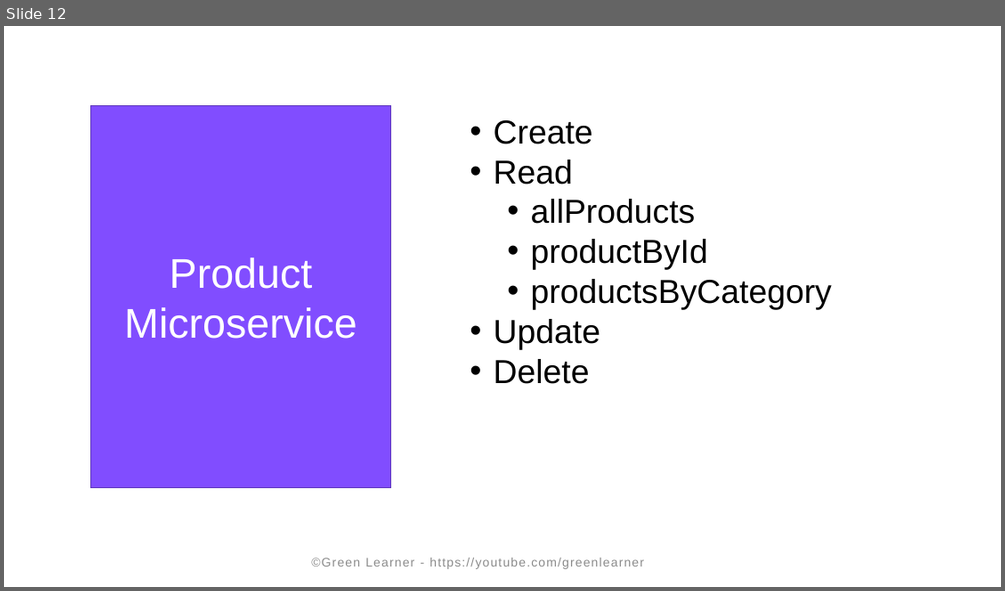
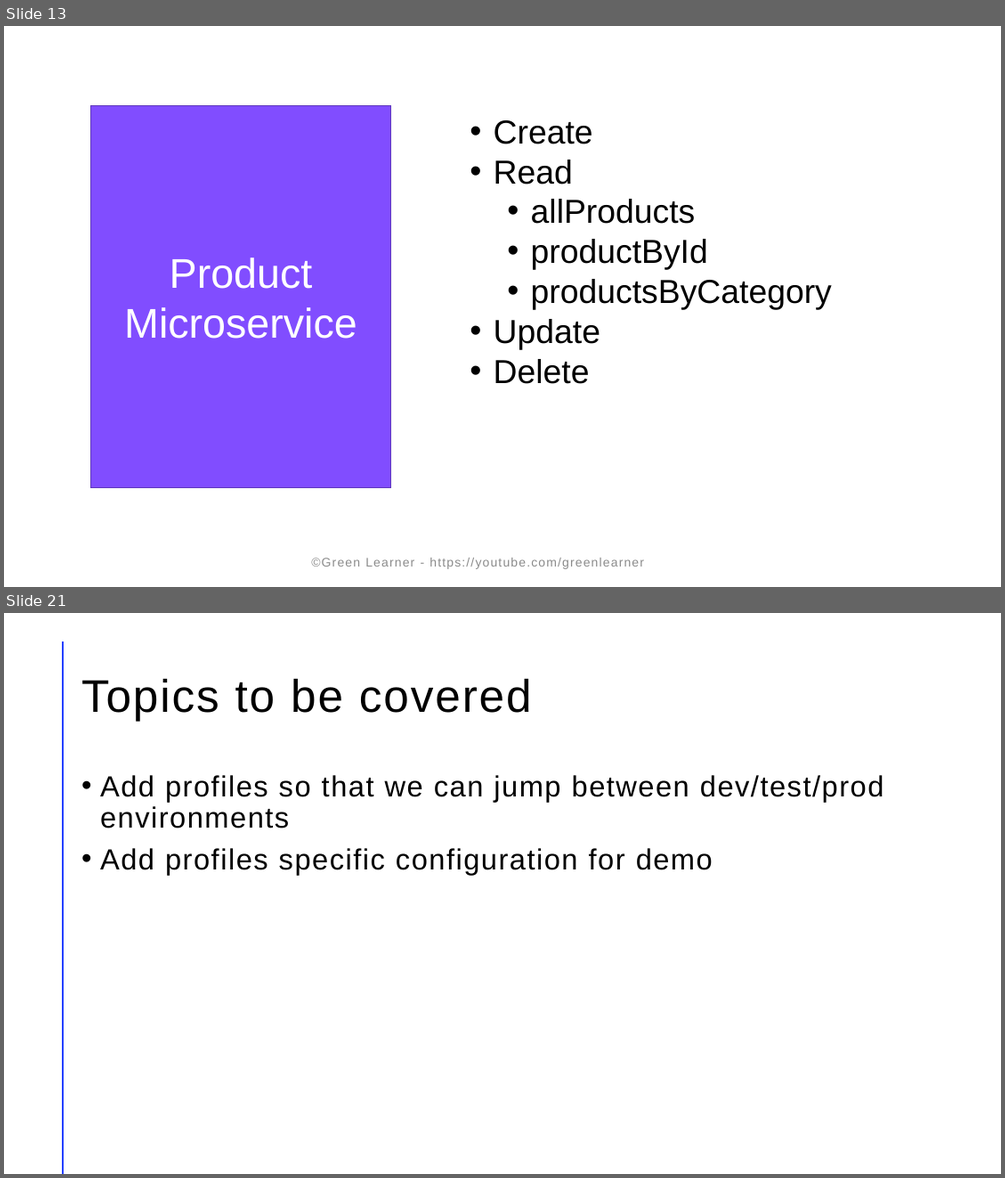
Before and after one commit to codefarm0/microservices-projects-store, a slide deck: Online-Shopping-Portal/microservices-demo.pptx. Shown one above the other, each under a label of ours: slide 12 before the commit, slides 13 and 21 after it; the slides between them are not shown. The pictures are 1005x591 and 1005x1178 pixels, drawn with LibreOffice and Linux fonts; fonts in the diff are those of the drawing. Boxes give left, top, right and bottom in pixels: in the first picture for what was removed or moved away, otherwise in the second. Text is boxed around its words. In the diff, an @@ line names an element or a change of style, - is before the commit and + after.

```diff
--- a/Online-Shopping-Portal/microservices-demo.pptx
+++ b/Online-Shopping-Portal/microservices-demo.pptx
@@ slide 21 added at [4,613,1001,1174], background #FFFFFF @@
@@ line added from (63, 642) to (63, 1173), #FF9022 2 pt @@
@@ title added at [81,678,532,721], 44 pt, text #000000 @@
+Topics to be covered
@@ text added at [100,775,883,875], 28 pt, text #000000 @@
+• Add profiles so that we can jump between dev/test/prod environments
+• Add profiles specific configuration for demo
@@ what was slide 12 is now slide 13 @@
```
Also in this commit, not shown: 1 slide changed, 10 other slides added, 13 other files.
